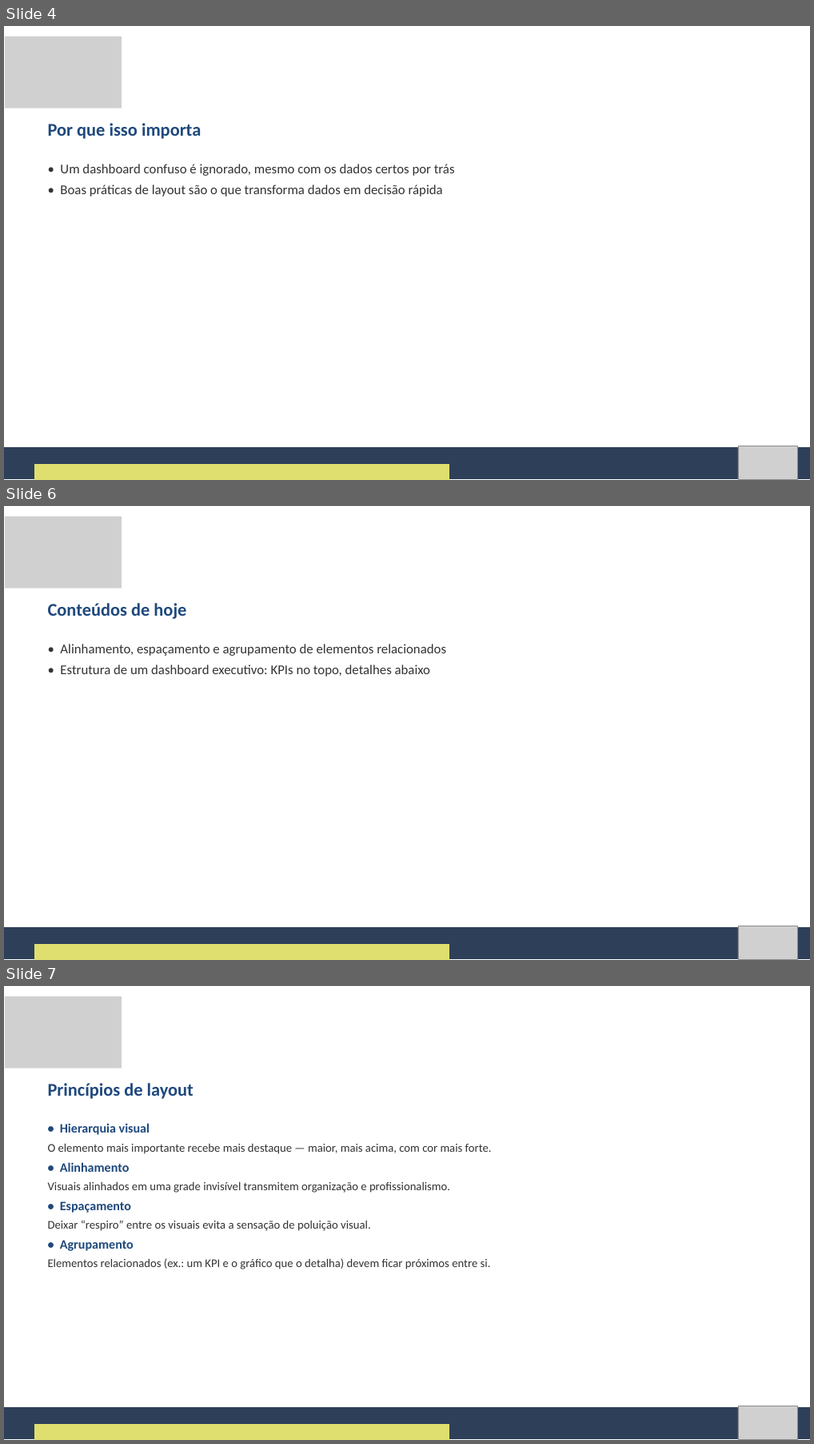
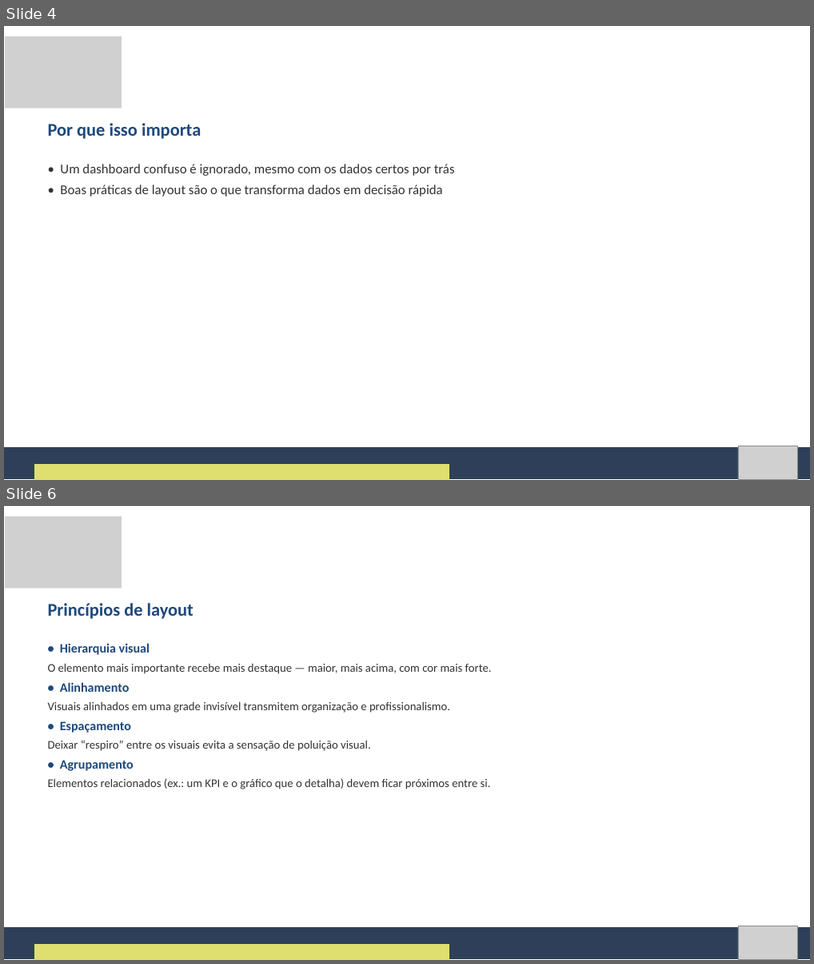
Before and after one commit to Natan20/Curso-PowerBI-Desktop-Material, a slide deck: Aula 11 - 28-09-2026/Aula 11 - Slides.pptx. Shown one above the other, each under a label of ours: slides 4, 6 and 7 before the commit, slides 4 and 6 after it; the slides between them are not shown. The pictures are 814x1444 and 814x964 pixels, drawn with LibreOffice and Linux fonts; fonts in the diff are those of the drawing; grey boxes stand for pictures. Boxes give left, top, right and bottom in pixels: in the first picture for what was removed or moved away, otherwise in the second. Text is boxed around its words. In the diff, an @@ line names an element or a change of style, - is before the commit and + after.

```diff
--- a/Aula 11 - 28-09-2026/Aula 11 - Slides.pptx
+++ b/Aula 11 - 28-09-2026/Aula 11 - Slides.pptx
@@ slide 6 removed at (4, 506, 810, 960), background #FFFFFF @@
@@ picture removed at (5, 516, 122, 588) @@
@@ text removed at (48, 603, 186, 619) @@
-Conteúdos de hoje
@@ text removed at (60, 644, 446, 676) @@
-• Alinhamento, espaçamento e agrupamento de elementos relacionados
-• Estrutura de um dashboard executivo: KPIs no topo, detalhes abaixo
@@ freeform shape removed at (4, 927, 810, 959) @@
@@ picture removed at (738, 926, 798, 959) @@
@@ freeform shape removed at (34, 944, 450, 960) @@
@@ what was slide 7 is now slide 6 @@
```
Also in this commit, not shown: 1 slide changed, 1 other slide removed, 5 other files.
